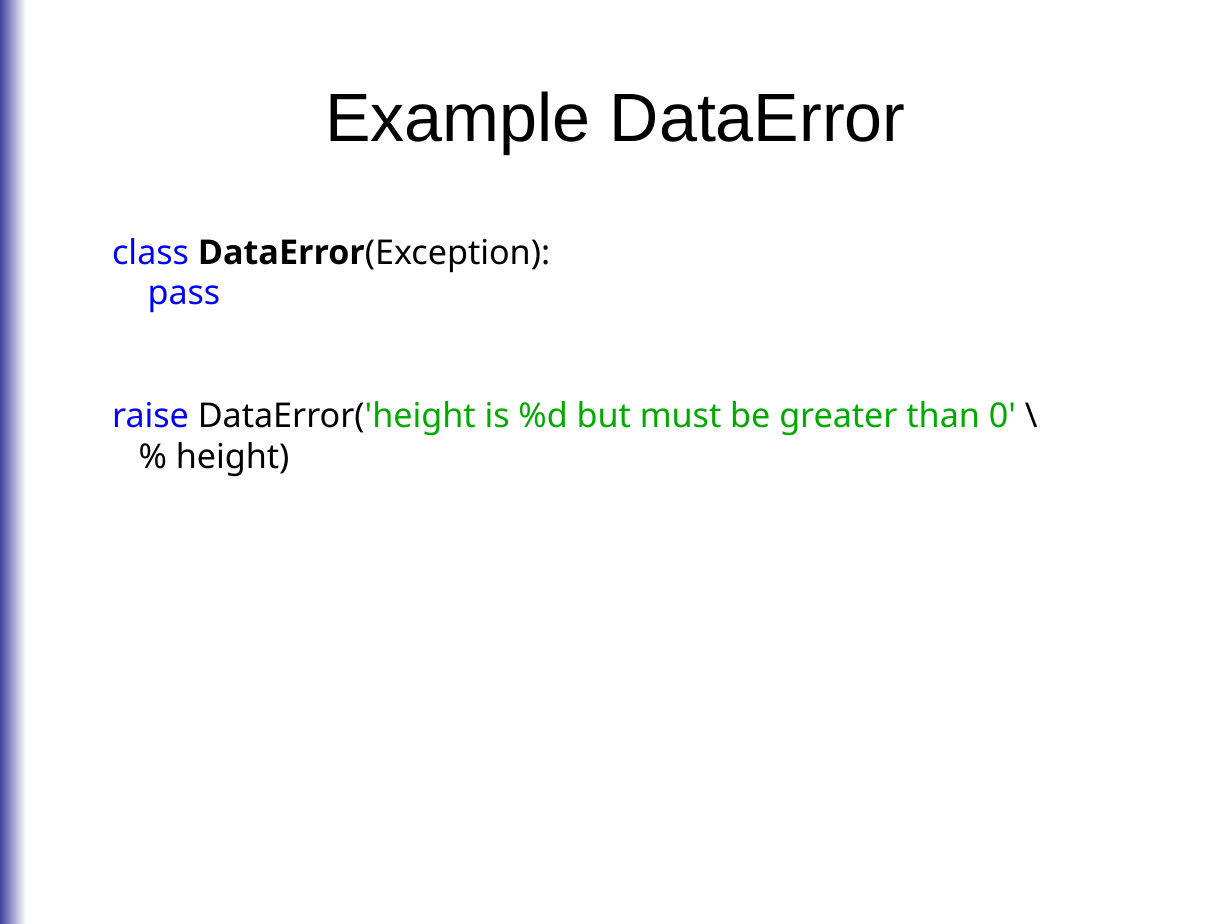
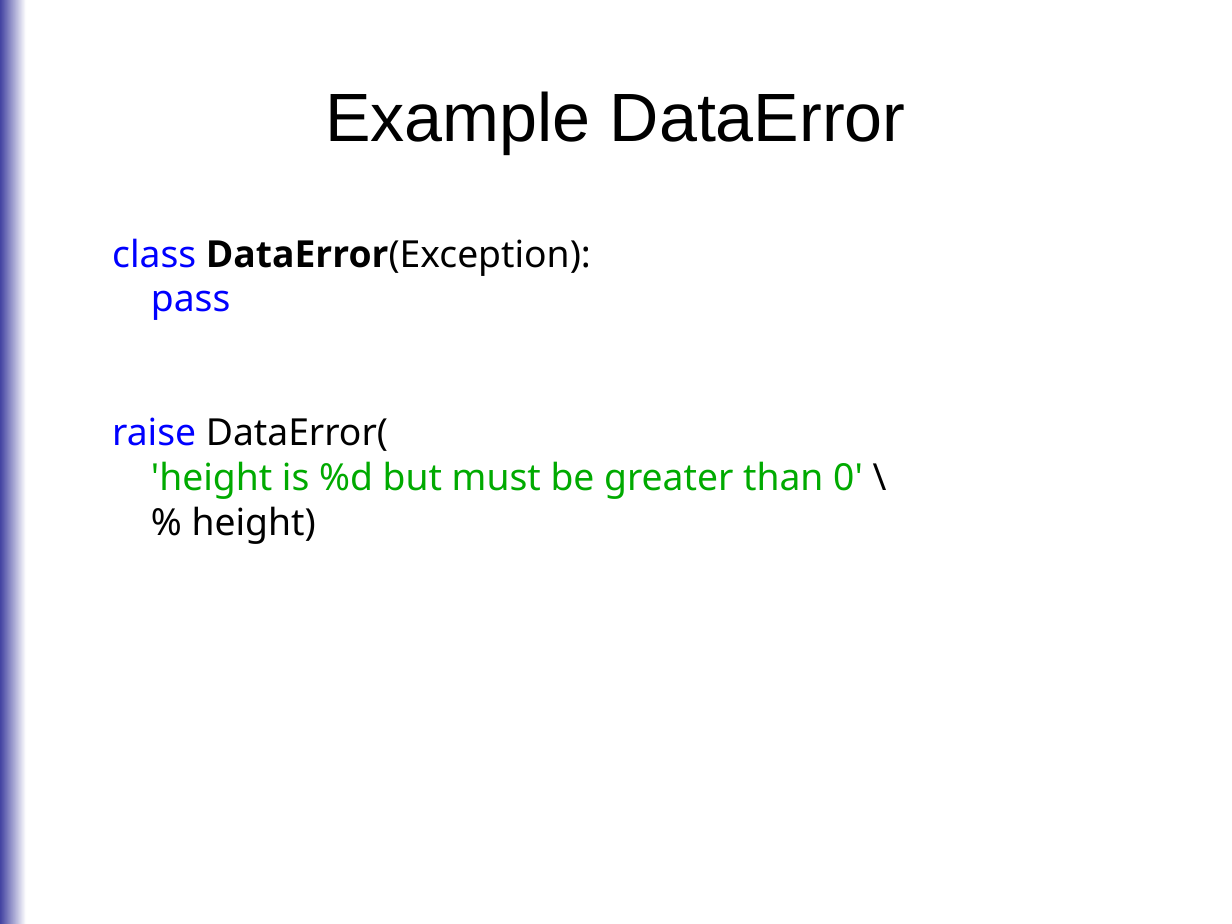
Before and after one commit to roskakori/talks, a slide deck: slide 51 of europython_2014/errorhandling/Solution oriented error handling.odp. Drawn at 1232x924 pixels with LibreOffice and Linux fonts; fonts in the diff are those of the drawing. Boxes give left, top, right and bottom in pixels: in the first picture for what was removed or moved away, otherwise in the second. Text is boxed around its words. In the diff, an @@ line names an element or a change of style, - is before the commit and + after.

Commit message:
Cleaned up spelling, formatting and untranslated German words.

```diff
--- a/europython_2014/errorhandling/Solution oriented error handling.odp
+++ b/europython_2014/errorhandling/Solution oriented error handling.odp
@@ text at [112,238,591,320]: size 22 to 24 pt in "class DataError(Exception):", "pass" @@
@@ text at [112,417,863,544]: text changed; size 22 to 24 pt @@
-raise DataError('height is %d but must be greater than 0' \
-% height)
+raise DataError(
+'height is %d but must be greater than 0' \
+% height)
```
Also in this commit, not shown: 16 other slides changed.
